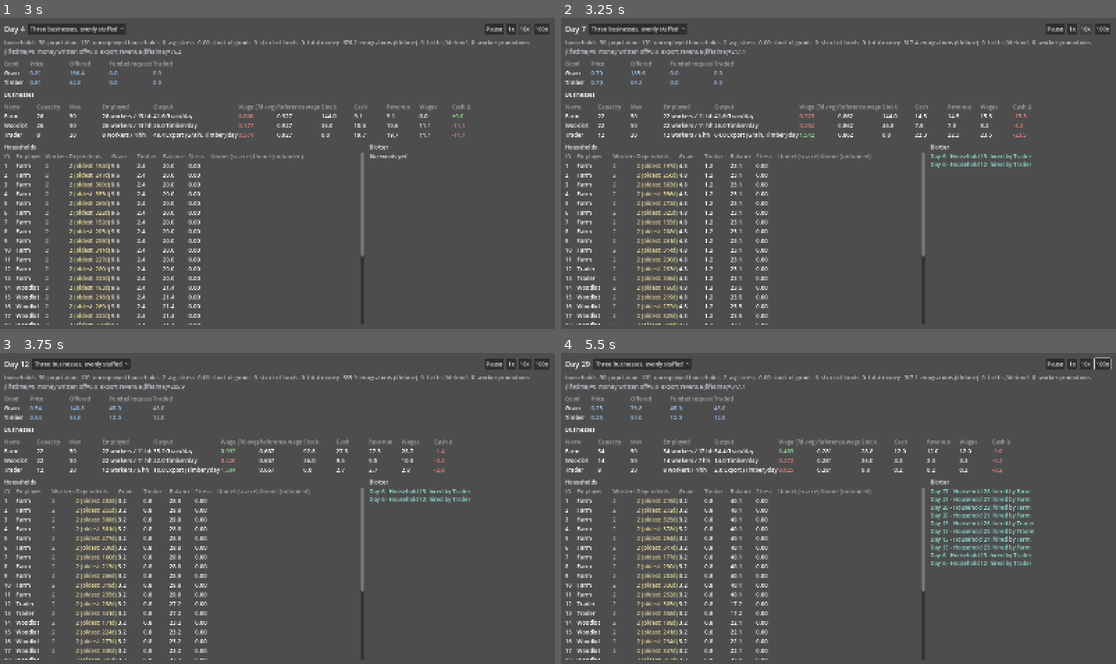
Above: before the commit, frames 1-4 (two rows, left to right).
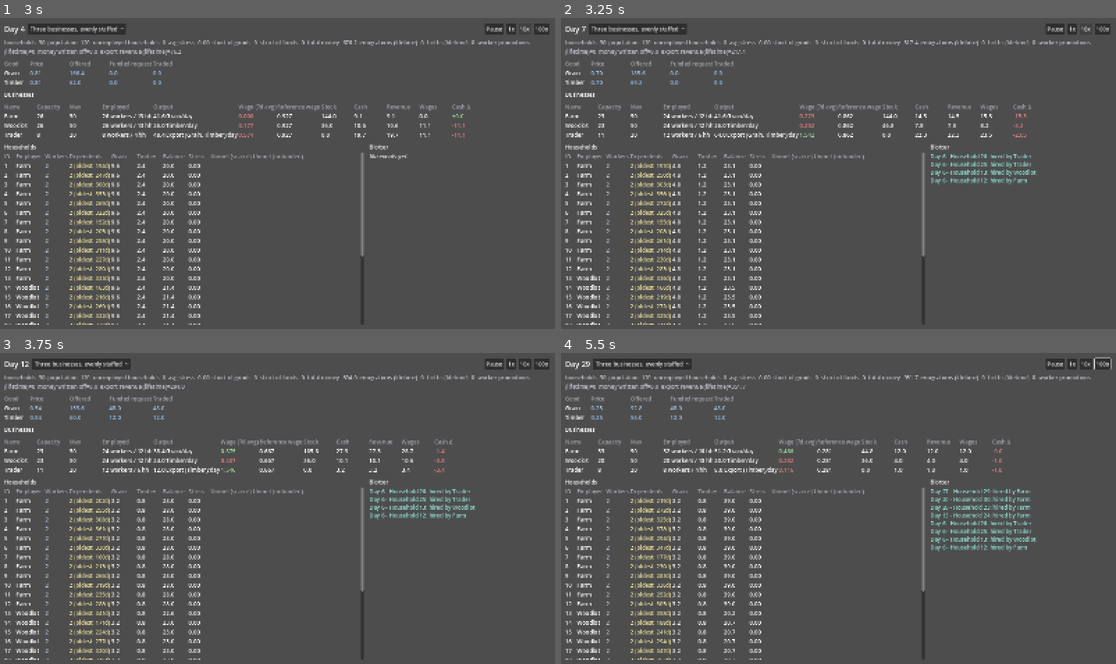
Above: after the commit, the same moments.

Repository: forsman5/sitka
Game: Godot game, scene res://scenes/sim/he_dashboard.tscn
Same seed, same stepped clock (60 frames per second), same inputs: the game is played once before the commit and once after it. This scene is started directly instead of the project's main scene.
Inputs (mouse positions are in pixels of both pictures, inside the frame that each line leads up to):
- Up to frame 1 (3 s): click "Three businesses, evenly staf…" at 0.5 s; click "1x" at 1.25 s; tap Enter at 2 s; move the mouse to (399, 157) at 2.02 s; hold Right (ui_right) 2.03-2.75 s; hold Alt 2.03-2.75 s; click (399, 157) at 2.17 s; click "10x" at 2.75 s
- Up to frame 2 (3.25 s): no input
- Up to frame 3 (3.75 s): drag from (166, 524) to (249, 570) at 3.52 s
- Up to frame 4 (5.5 s): move the mouse to (894, 440) at 4.27 s; hold Right (ui_right) 4.28-5 s; hold Shift 4.28-5 s; drag from (810, 570) to (672, 461) at 5.02 s

Frame 1 is identical in both runs. In frame 2, 4.3% of the frame differs, in the area x 2-86%, y 7-99%; in frame 3, 4.5%; in frame 4, 5.0%.

Commit message:
Make weekly capacity self-tuning proportional to wage error, not fixed-step
_evaluate_business_capacity moved capacity by the same flat
CAPACITY_STEP_WORKERS whether a business's wage was 11% off the reference
or 300% off it -- a bang-bang response to error magnitude, which combined
with the wage/price system's own lag was a second driver of the
Trader/Woodlot boom-bust cycle seen in long (4000+ day) runs.

The move is now proportional to (avg_wage - reference_wage) / reference_wage,
clamped at WAGE_RATIO_CLAMP so one noisy week can't cause a bigger swing
than before. CAPACITY_STEP_MAX_WORKERS keeps today's worst case unchanged
(4 workers); only moderate mismatches get gentler treatment now. The
zero-capacity trial-hire branch is untouched in behavior, just split into
its own CAPACITY_TRIAL_HIRE_WORKERS constant since it has no wage signal to
be proportional to and shouldn't be silently coupled to the max-step value.

4000-day headless comparison against the previous (reference-smoothing-only)
commit: Trader weeks stuck at capacity=0 dropped 37 -> 8, and stock hitting
literal 0.0 dropped 103 -> 42 (out of ~600 weekly samples). Acute famine-
price shocks still recur every 600-900 days rather than 300-500, but haven't
been eliminated -- that's the producer-side reserve buffer (lever 3),
deliberately not touched here.

Co-Authored-By: Claude Sonnet 5 <noreply@anthropic.com>

Diff:
--- a/scripts/sim/household_economy/he_simulation.gd
+++ b/scripts/sim/household_economy/he_simulation.gd
@@ -85,13 +85,31 @@
 const TRADER_CAPACITY_PER_WORKER := 8.0
 
 ## Weekly self-tuning: a business earning (rolling-average) more than
-## WAGE_PROFIT_MARGIN above the going reference wage grows by
-## CAPACITY_STEP_WORKERS (capped at max_capacity); one earning that much
-## below shrinks by the same step (floored at 0). The margin is a dead-band
-## so a business hovering near break-even doesn't thrash every week.
+## WAGE_PROFIT_MARGIN above the going reference wage grows; one earning that
+## much below shrinks. The margin is a dead-band so a business hovering near
+## break-even doesn't thrash every week. Outside the dead-band, the MOVE
+## size is proportional to how far off the wage is, not a flat step -- see
+## _evaluate_business_capacity's doc comment for why a fixed-size step
+## regardless of error magnitude was itself a driver of the boom-bust cycles
+## seen in long (4000+ day) runs. CAPACITY_STEP_MAX_WORKERS is the ceiling on
+## that proportional move (reached once the wage is WAGE_RATIO_CLAMP-or-more
+## away from reference, so a single unusually noisy week can't cause an
+## unbounded lurch); CAPACITY_TRIAL_HIRE_WORKERS is a separate, same-valued-
+## today-but-conceptually-distinct constant for the zero-capacity recovery
+## case below, which has no wage signal to be proportional to at all.
 const CAPACITY_EVAL_INTERVAL_DAYS := 7
-const CAPACITY_STEP_WORKERS := 4
+const CAPACITY_STEP_MAX_WORKERS := 4
+const CAPACITY_TRIAL_HIRE_WORKERS := 4
 const WAGE_PROFIT_MARGIN := 0.1
+## How far avg_wage can be from reference_wage, as a fraction of
+## reference_wage, before the proportional step maxes out at
+## CAPACITY_STEP_MAX_WORKERS -- 1.0 means "wage at double reference (or at
+## zero)" already gets the full move; anything further off doesn't move
+## capacity any faster. Keeps one wildly noisy week (e.g. a business with
+## only a handful of employed workers, where a single day's revenue swing
+## can spike the wage 5-10x) from producing a bigger single-week swing than
+## a business that's merely somewhat off.
+const WAGE_RATIO_CLAMP := 1.0
 
 const HISTORY_MAX_DAYS := 360
 ## The blotter (get_event_log) only needs enough recent history for a
@@ -617,6 +635,18 @@
 ## its own rolling-average wage vs. the going reference wage. This only
 ## sets the target; _reconcile_employment (called right after) is what
 ## actually moves households between employers to approach it.
+##
+## Outside the WAGE_PROFIT_MARGIN dead-band, the move is proportional to how
+## far the wage is from the reference (as a fraction of the reference,
+## clamped at WAGE_RATIO_CLAMP), not a flat CAPACITY_STEP_MAX_WORKERS
+## regardless of magnitude. A business 11% over the line and one 300% over
+## it used to get the identical +4 nudge -- a bang-bang response to error
+## magnitude is exactly the kind of high-gain control that turns a real but
+## modest mismatch into overshoot, which is what a fixed step size was
+## doing on top of the wage/price system's own lag. The worst case (a wage
+## at or beyond the clamp) still moves by exactly CAPACITY_STEP_MAX_WORKERS,
+## same as every move used to -- this only makes moderate mismatches gentler,
+## it never makes an extreme one bigger than before.
 func _evaluate_business_capacity(record: Dictionary) -> void:
 	var reference_wage := _reference_wage_per_worker()
 	for business_id in businesses.keys():
@@ -630,14 +660,21 @@
 			# hired back in to generate a real wage to re-evaluate. Give it
 			# a small trial crew instead so next week's wage is actual
 			# evidence, not silence -- worst case it's genuinely still
-			# unprofitable and shrinks right back to 0 next week.
-			b.capacity = mini(CAPACITY_STEP_WORKERS, b.max_capacity)
+			# unprofitable and shrinks right back to 0 next week. There's no
+			# wage signal at all here (rolling_average_wage() is flat 0), so
+			# this can't be made proportional the way the branch below is --
+			# it's a fixed-size probe by necessity, not a control response.
+			b.capacity = mini(CAPACITY_TRIAL_HIRE_WORKERS, b.max_capacity)
+			continue
+		if reference_wage <= 0.0:
 			continue
 		var avg_wage := b.rolling_average_wage()
-		if avg_wage > reference_wage * (1.0 + WAGE_PROFIT_MARGIN):
-			b.capacity = mini(b.capacity + CAPACITY_STEP_WORKERS, b.max_capacity)
-		elif avg_wage < reference_wage * (1.0 - WAGE_PROFIT_MARGIN):
-			b.capacity = maxi(b.capacity - CAPACITY_STEP_WORKERS, 0)
+		var ratio_error := (avg_wage - reference_wage) / reference_wage
+		if absf(ratio_error) <= WAGE_PROFIT_MARGIN:
+			continue
+		var clamped_error := clampf(ratio_error, -WAGE_RATIO_CLAMP, WAGE_RATIO_CLAMP)
+		var delta := roundi(clamped_error * CAPACITY_STEP_MAX_WORKERS)
+		b.capacity = clampi(b.capacity + delta, 0, b.max_capacity)
 	record["reference_wage"] = reference_wage
 
 ## Weekly self-tuning step 2: lay off whole households (highest household ID
